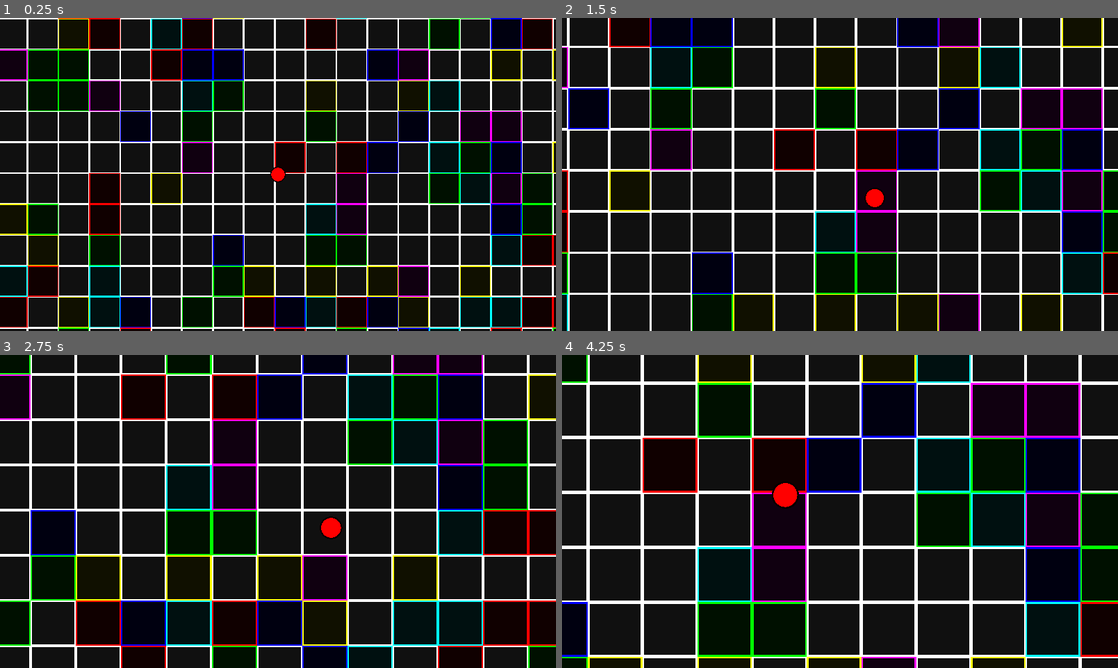
Above: before the commit, frames 1-4 (two rows, left to right).
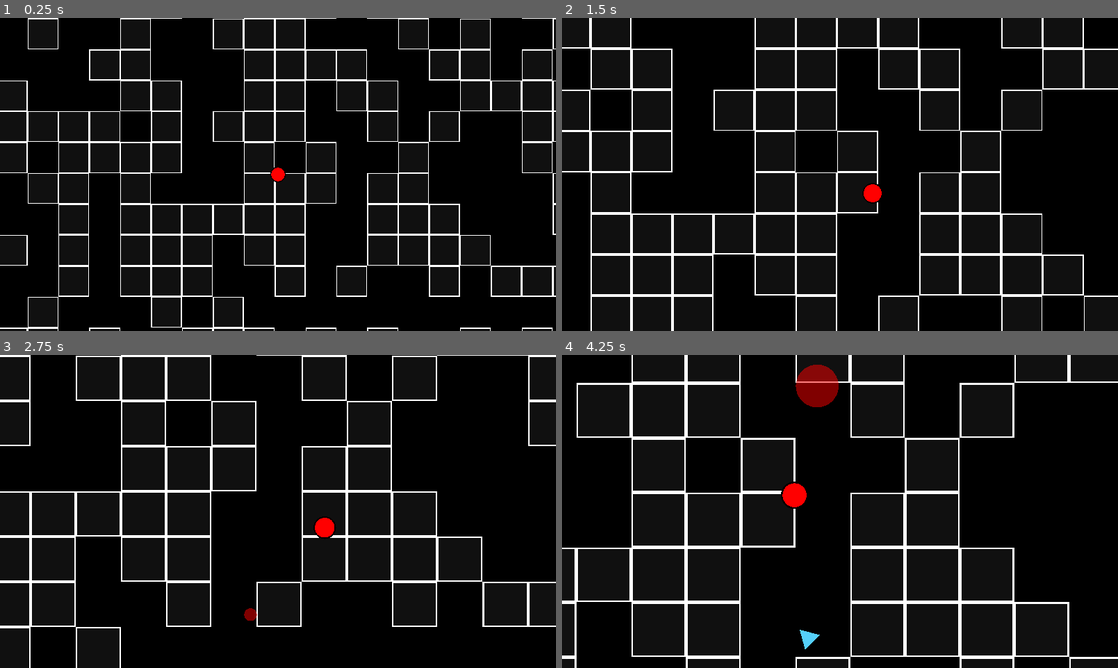
Above: after the commit, the same moments.

Repository: neclor/form-survivors-godot
Game: Godot game, scene res://game/arena/arena.tscn
The game is run twice, just before and just after one commit, with the same random seed, the same clock (stepped at 60 frames per second) and the same inputs.
Inputs (mouse positions are in pixels of both pictures, inside the frame that each line leads up to):
- Up to frame 1 (0.25 s): no input
- Up to frame 2 (1.5 s): tap Enter at 0.5 s; move the mouse to (962, 158) at 0.52 s; hold D (move_right) 0.53-1.28 s; hold Mouse wheel up (zoom_in) 0.53-1.28 s; move the mouse to (728, 190) at 1.27 s; hold S (move_down) from 1.28 s (still down); tap Mouse wheel down (zoom_out) at 1.35 s
- Up to frame 3 (2.75 s): move the mouse to (333, 442) at 2.02 s; release S (move_down) at 2.03 s; hold D (move_right) from 2.03 s (still down); hold Mouse wheel up (zoom_in) from 2.03 s (still down)
- Up to frame 4 (4.25 s): move the mouse to (812, 574) at 2.77 s; release D (move_right) at 2.78 s; release Mouse wheel up (zoom_in) at 2.78 s; hold W (move_up) 2.78-3.53 s; tap Mouse wheel down (zoom_out) at 2.85 s; move the mouse to (1006, 558) at 3.52 s; hold A (move_left) from 3.53 s (still down); hold Mouse wheel up (zoom_in) from 3.53 s (still down)

The runs differ from the first frame. In frame 1, 6.3% of the frame differs, in the area x 0-100%, y 0-100%; in frame 2, 16%; in frame 3, 14%; in frame 4, 14%.

Commit message:
add enemy spawner

Diff:
--- a/game/arena/arena.gd
+++ b/game/arena/arena.gd
@@ -1,43 +1,24 @@
 extends Node2D
 
 
-@onready var paralax_tile_map = $ParallaxBackground/ParallaxLayer/ParalaxTileMap
 @onready var arena_tile_map = $ArenaTileMap
 
 
-@onready var player = $Player
-const ENEMY = preload("res://game/entities/enemy/enemy.tscn")
+const ARENA_RADIUS = 17
+const CELL_SIZE = 64
 
-
-const ARENA_RADIUS = 17
-const CELL_SIZE = 32
 
 func _ready():
 	create_arena()
-	create_paralax_background()
 
 
 func create_arena():
 	arena_tile_map.set_cells_terrain_connect(0, create_cells_array(), 0, 0)
 
 
-func create_paralax_background():
-	paralax_tile_map.set_cells_terrain_connect(0, create_cells_array(), 0, 0)
-
-
 func create_cells_array():
-	var cells_array : Array
+	var cells_array := []
 	for i in range(-ARENA_RADIUS, ARENA_RADIUS):
 		for j in range(-ARENA_RADIUS, ARENA_RADIUS):
 			cells_array.append(Vector2i(i, j))
 	return cells_array
-
-
-func _on_enemy_spawner_timer_timeout():
-	create_enemy()
-
-
-func create_enemy():
-	var new_enemy = ENEMY.instantiate()
-	new_enemy.init(4)
-	add_child(new_enemy)
--- a/game/arena/arena.tscn
+++ b/game/arena/arena.tscn
@@ -1,25 +1,12 @@
 [gd_scene load_steps=5 format=3 uid="uid://buanp3d4h35yy"]
 
 [ext_resource type="Script" path="res://game/arena/arena.gd" id="1_80kmj"]
-[ext_resource type="TileSet" uid="uid://c8binh38weqh7" path="res://resources/background_tile_set.tres" id="2_uvfe5"]
+[ext_resource type="PackedScene" uid="uid://cuqt72kp0epa1" path="res://game/arena/enemy_spawner/enemy_spawner.tscn" id="3_2dkno"]
 [ext_resource type="PackedScene" uid="uid://bsr8ch0x408mx" path="res://game/entities/player/player.tscn" id="4_68i84"]
 [ext_resource type="TileSet" uid="uid://cl6t864yny6dq" path="res://resources/arena_tile_set.res" id="4_volk0"]
 
 [node name="Arena" type="Node2D"]
 script = ExtResource("1_80kmj")
-
-[node name="EnemySpawnerTimer" type="Timer" parent="."]
-autostart = true
-
-[node name="ParallaxBackground" type="ParallaxBackground" parent="."]
-
-[node name="ParallaxLayer" type="ParallaxLayer" parent="ParallaxBackground"]
-
-[node name="ParalaxTileMap" type="TileMap" parent="ParallaxBackground/ParallaxLayer"]
-texture_filter = 1
-scale = Vector2(2, 2)
-tile_set = ExtResource("2_uvfe5")
-format = 2
 
 [node name="ArenaTileMap" type="TileMap" parent="."]
 texture_filter = 1
@@ -27,7 +14,7 @@
 tile_set = ExtResource("4_volk0")
 format = 2
 
+[node name="EnemySpawner" parent="." instance=ExtResource("3_2dkno")]
+
 [node name="Player" parent="." instance=ExtResource("4_68i84")]
 position = Vector2(263, 323)
-
-[connection signal="timeout" from="EnemySpawnerTimer" to="." method="_on_enemy_spawner_timer_timeout"]
--- /dev/null
+++ b/game/arena/enemy_spawner/enemy_spawner.gd
@@ -0,0 +1,43 @@
+extends Node2D
+
+
+@onready var arena = get_parent()
+@onready var available_arena_radius = arena.ARENA_RADIUS - 1
+@onready var cell_size = arena.CELL_SIZE
+@onready var player = get_parent().get_node_or_null("Player")
+
+
+var current_enemy_level := 3
+var enemy_counter := 3
+
+
+func _on_enemy_spawner_timer_timeout():
+	spawn_new_enemy()
+
+
+func spawn_new_enemy():
+	var new_spawning_enemy = SpawningEnemy.new(get_enemy_level())
+	new_spawning_enemy.position = choose_position()
+	arena.add_child(new_spawning_enemy)
+
+
+func get_enemy_level():
+	if enemy_counter == 0:
+		current_enemy_level += 1
+		enemy_counter = current_enemy_level
+	enemy_counter -= 1
+	return current_enemy_level
+
+
+func choose_position():
+	var new_enemy_position = player.position
+	var player_direction_vector = player.move_direction_vector
+
+	if randi_range(0, 1) == 0 or player_direction_vector == Vector2.ZERO:
+		new_enemy_position += Vector2.from_angle(randf_range(0.0, 2 * PI)).normalized() * 2 * cell_size
+	else:
+		new_enemy_position += player.move_direction_vector.normalized() * 2 * cell_size
+
+	if abs(new_enemy_position.x) >= available_arena_radius * cell_size or abs(new_enemy_position.y) >= available_arena_radius * cell_size:
+		return choose_position()
+	return new_enemy_position
--- /dev/null
+++ b/game/arena/enemy_spawner/enemy_spawner.tscn
@@ -0,0 +1,12 @@
+[gd_scene load_steps=2 format=3 uid="uid://cuqt72kp0epa1"]
+
+[ext_resource type="Script" path="res://game/arena/enemy_spawner/enemy_spawner.gd" id="1_ui2ya"]
+
+[node name="EnemySpawner" type="Node2D"]
+script = ExtResource("1_ui2ya")
+
+[node name="EnemySpawnerTimer" type="Timer" parent="."]
+wait_time = 2.0
+autostart = true
+
+[connection signal="timeout" from="EnemySpawnerTimer" to="." method="_on_enemy_spawner_timer_timeout"]
--- /dev/null
+++ b/game/arena/enemy_spawner/spawning_enemy.gd
@@ -0,0 +1,38 @@
+class_name SpawningEnemy
+extends Node2D
+
+
+const ENEMY = preload("res://game/entities/enemy/enemy.tscn")
+const DEFAULT_SPAWN_CIRCLE_RADIUS = 32
+const SPAWN_TIME = 1
+const SPAWN_CIRCLE_COLOR = Color("#ff000080")
+
+var enemy_level : int
+var spawn_circle_radius : float
+var elapsed_time := 0.0
+
+
+func _init(init_enemy_level : int):
+	enemy_level = init_enemy_level
+
+
+func _physics_process(delta):
+	elapsed_time += delta
+
+	if elapsed_time >= SPAWN_TIME:
+		spawn_enemy()
+		queue_free()
+
+	spawn_circle_radius = Tween.interpolate_value(DEFAULT_SPAWN_CIRCLE_RADIUS, -DEFAULT_SPAWN_CIRCLE_RADIUS, elapsed_time, SPAWN_TIME, Tween.TRANS_LINEAR, Tween.EASE_IN)
+	queue_redraw()
+
+
+func _draw():
+	draw_circle(Vector2.ZERO, spawn_circle_radius, SPAWN_CIRCLE_COLOR)
+
+
+func spawn_enemy():
+	var new_enemy = ENEMY.instantiate()
+	new_enemy.init(enemy_level)
+	new_enemy.position = self.position
+	get_parent().add_child(new_enemy)
--- a/game/entities/base_entity/base_entity.tscn
+++ b/game/entities/base_entity/base_entity.tscn
@@ -20,6 +20,8 @@
 initial_velocity_max = 1000.0
 angular_velocity_min = -720.0
 angular_velocity_max = 720.0
+scale_amount_min = 4.0
+scale_amount_max = 8.0
 
 [node name="HealthComponent" parent="." instance=ExtResource("2_0jxb2")]
 
--- a/game/entities/enemy/enemy.gd
+++ b/game/entities/enemy/enemy.gd
@@ -9,24 +9,23 @@
 @onready var player = get_parent().get_node_or_null("Player")
 
 
-const MIN_ANGLES_NUMBER = 3
-var angles_number : int
+const MIN_VERTICES_NUMBER = 3
+var vertices_number : int
 
 
 var normalized_polygon : PackedVector2Array
 
 
-func init(new_angles_number : int = MIN_ANGLES_NUMBER):
-	if new_angles_number < MIN_ANGLES_NUMBER:
-		new_angles_number = MIN_ANGLES_NUMBER
-	angles_number = new_angles_number
+func init(new_vertices_number : int = MIN_VERTICES_NUMBER):
+	new_vertices_number = MIN_VERTICES_NUMBER if new_vertices_number < MIN_VERTICES_NUMBER else new_vertices_number
+	vertices_number = new_vertices_number
 
-	speed = angles_number * 10
-	attack_power = angles_number
+	speed = vertices_number * 20
+	attack_power = vertices_number
 
 
 func _ready():
-	health_component.set_values(angles_number, 0)
+	health_component.set_values(vertices_number, 0)
 
 	collision = collision_polygon
 	figure = polygon_component
@@ -37,7 +36,7 @@
 
 
 func set_polygons():
-	var hp_color = Color(randf(), randf(), randf())
+	var hp_color = choose_color()
 	var body_color = hp_color / 2
 	body_color.a = 1.0
 
@@ -52,7 +51,19 @@
 	die_particles.color = hp_color
 
 
-func create_polygon(factor : int):
+func choose_color():
+	var color_components = [randf(), randf(), 0.0]
+	var lower_limit = 1.0 - (color_components[0] + color_components[1])
+
+	lower_limit = 0.0 if lower_limit < 0 else lower_limit
+
+	color_components[2] = randf_range(lower_limit, 1.0)
+
+	color_components.shuffle()
+	return Color(color_components[0], color_components[1], color_components[2])
+
+
+func create_polygon(factor : float):
 	var polygon = normalized_polygon.duplicate()
 	for i in polygon.size():
 		polygon[i] *= factor
@@ -60,10 +71,10 @@
 
 
 func set_normalized_polygon():
-	var angle_between_points := 2 * PI / angles_number
+	var angle_between_points := 2 * PI / vertices_number
 	var current_angle := 0.0
 	normalized_polygon = []
-	for i in angles_number:
+	for i in vertices_number:
 		var next_normalized_point = Vector2.from_angle(current_angle).normalized()
 		normalized_polygon.append(next_normalized_point)
 		current_angle += angle_between_points
--- a/game/entities/player/player.gd
+++ b/game/entities/player/player.gd
@@ -6,11 +6,15 @@
 @onready var circle_component = $CircleComponent
 
 
-const DEFAULT_SPEED = 200
+const DEFAULT_SPEED = 150
 const DEFAULT_ATTACK_POWER = 1
 const DEFAULT_HP = 100
 const HP_COLOR = Color.RED
 const BODY_COLOR = Color("#800000")
+
+
+var level := 0
+var xp := 0
 
 
 func _init():
--- a/project.godot
+++ b/project.godot
@@ -32,6 +32,7 @@
 "res://core/": "gray",
 "res://game/": "blue",
 "res://game/arena/": "pink",
+"res://game/arena/enemy_spawner/": "orange",
 "res://game/entities/": "purple",
 "res://game/entities/enemy/": "red",
 "res://game/entities/player/": "blue",
